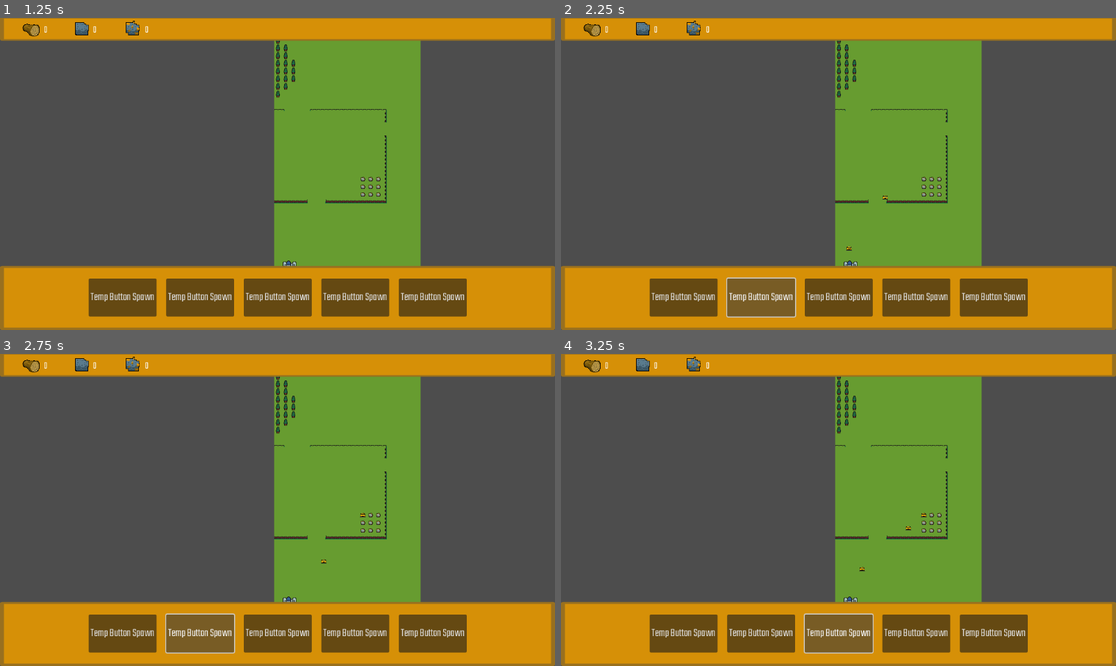
Above: before the commit, frames 1-4 (two rows, left to right).
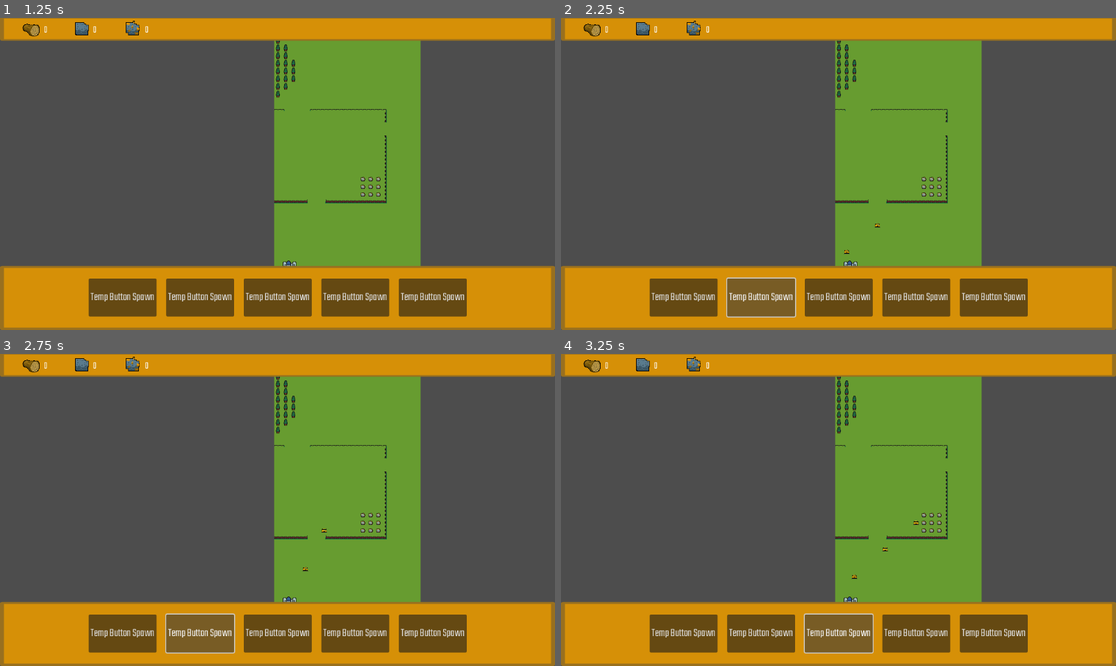
Above: after the commit, the same moments.

Repository: AndreastiUia/BachelorProject
Game: Godot game, scene res://Scenes/menu.tscn
Same seed, same stepped clock (60 frames per second), same inputs: the game is played once before the commit and once after it. The engine's default icon, where the game draws it, is replaced by a stand-in: a white triangle on a blue panel in a dark square.
Inputs:
- Up to frame 1 (1.25 s): click "Start" at 0.5 s
- Up to frame 2 (2.25 s): click "Temp Button Spawn" at 1.25 s; click "Temp Button Spawn" at 2 s
- Up to frame 3 (2.75 s): no input
- Up to frame 4 (3.25 s): click "Temp Button Spawn" at 2.75 s

Frame 1 is identical in both runs. In frame 2, less than 0.1% of the frame differs, in the area x 50-59%, y 56-76%; in frame 3, less than 0.1%; in frame 4, less than 0.1%, in the area x 52-66%, y 51-73%.

Commit message:
Can now program 'move_to_pos'

Diff:
--- a/Scripts/bot.gd
+++ b/Scripts/bot.gd
@@ -1,6 +1,10 @@
 extends Node2D
 
 @onready var tile_map = $"../TileMap"
+
+# Bot atributes
+var SPEED = 3
+var idle = true
 
 # Pathfinding
 var astar_grid: AStarGrid2D
@@ -12,6 +16,10 @@
 var stone: int = 0
 var inventory: int = 0
 var inventory_size: int = 100
+
+# Programming bots
+var program_array = [program_func.MOVE_TO_POS, Vector2i(185,-200), program_func.MOVE_TO_POS, Vector2i(20,-20), program_func.MOVE_UP, program_func.MOVE_UP]
+enum program_func {MOVE_LEFT, MOVE_RIGHT, MOVE_UP, MOVE_DOWN, MOVE_TO_POS, LOOP_START, LOOP_BREAK, LOOP_END, IF, IF_NOT, IF_END, SEARCH, GATHER_RESOURCE}
 
 # TESTING: Test variables. These are to be revomed after testing
 var gold_position = Vector2(185,-200)
@@ -79,7 +87,7 @@
 			Global.base_gold += 1
 	inventory = gold + wood + stone
 
-
+	"""
 	# Gather gold loop
 	var path: Array[Vector2i]
 
@@ -95,16 +103,63 @@
 		).slice(1)
 	if path.is_empty() == false:
 		current_id_path = path
+	"""
+
+func _physics_process(delta):
+	if !current_id_path.is_empty():
+		idle = false
+		move_path()
+	if program_array.is_empty():
+		return
+	if idle:
+		program_bot(program_array)
+
+func move_path():
+	var target_position = tile_map.map_to_local(current_id_path.front())
+	global_position = global_position.move_toward(target_position, SPEED)
+	if global_position == target_position:
+		current_id_path.pop_front()
+		if current_id_path.is_empty():
+			idle = true
+
+func move_direction(direction: Vector2):
+	var current_tile: Vector2i = tile_map.local_to_map(global_position)
+	var target_tile: Vector2i = Vector2i(
+		current_tile.x + direction.x,
+		current_tile.y + direction.y
+	)
+
+	var tile_data: TileData = tile_map.get_cell_tile_data(0, target_tile)
+
+	if tile_data.get_custom_data("walkable") == false:
+		return
+	var target_position = tile_map.map_to_local(target_tile)
+	global_position = global_position.move_toward(target_position, SPEED)
+
+	if global_position == target_position:
+		idle = true
+
+func calc_path(target_position: Vector2i):
+	var path = astar_grid.get_id_path(
+		tile_map.local_to_map(global_position),
+		tile_map.local_to_map(target_position)
+	).slice(1)
+	current_id_path = path
+
+func program_bot(function: Array):
+	if !idle:
+		return
+	if function.front() == program_func.MOVE_UP:
+		move_direction(Vector2i.UP)
+	if function.front() == program_func.MOVE_DOWN:
+		move_direction(Vector2i.DOWN)
+	if function.front() == program_func.MOVE_LEFT:
+		move_direction(Vector2i.LEFT)
+	if function.front() == program_func.MOVE_RIGHT:
+		move_direction(Vector2i.RIGHT)
+	if function.front() == program_func.MOVE_TO_POS:
+		calc_path(program_array[1])
+		function.pop_front()
 
 
-func _physics_process(delta):
-
-	if current_id_path.is_empty():
-		return
-
-	var target_position = tile_map.map_to_local(current_id_path.front())
-
-	global_position = global_position.move_toward(target_position, 5)
-
-	if global_position == target_position:
-		current_id_path.pop_front()
+	function.pop_front()
